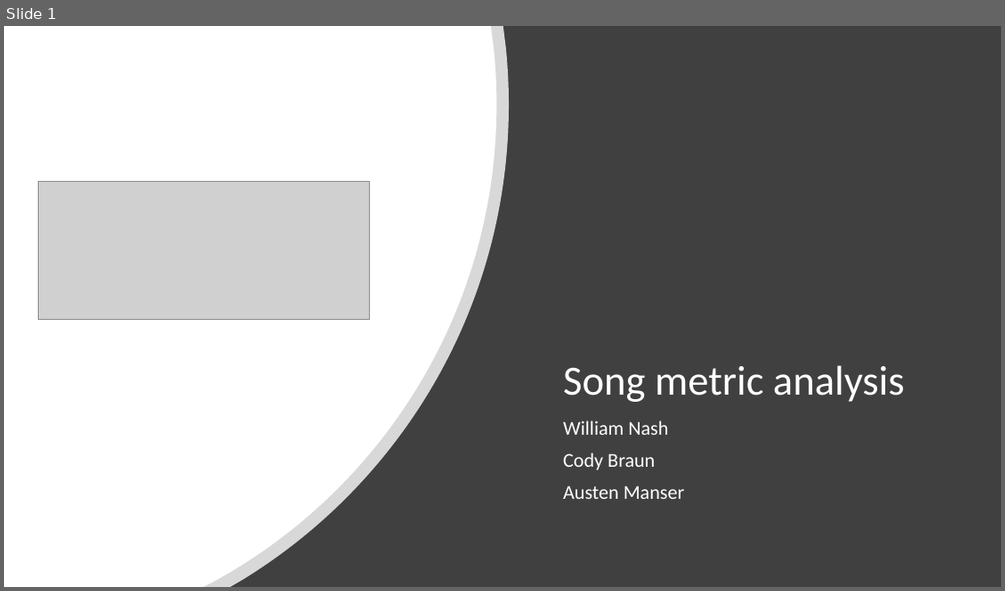
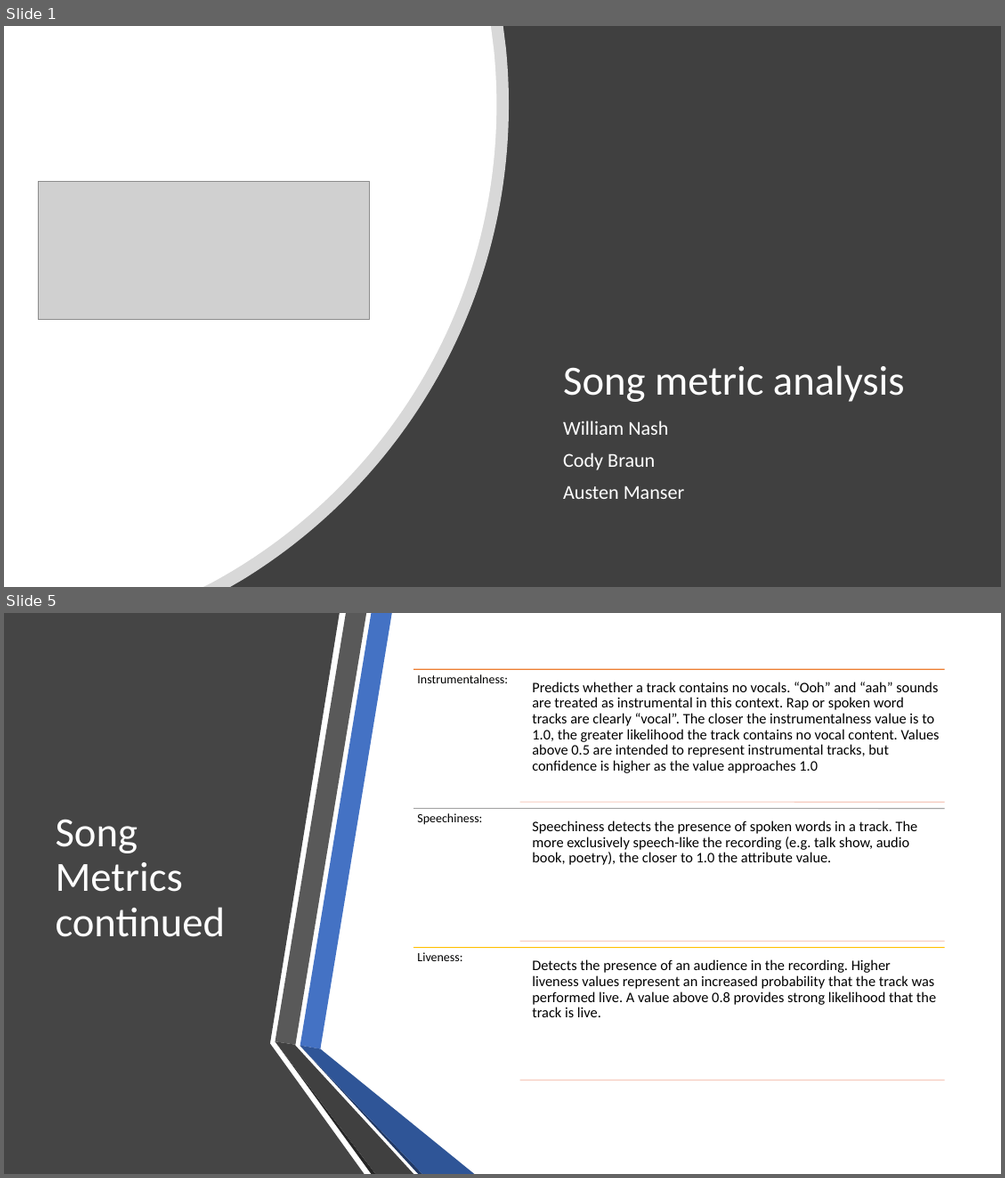
Before and after one commit to wwenash/New_improved_repo, a slide deck: SongMetrics_Presentation/Spotify Presentation.pptx. Shown one above the other, each under a label of ours: slide 1 before the commit, slides 1 and 5 after it; the slides between them are not shown. The pictures are 1005x591 and 1005x1178 pixels, drawn with LibreOffice and Linux fonts; fonts in the diff are those of the drawing; grey boxes stand for pictures. Boxes give left, top, right and bottom in pixels: in the first picture for what was removed or moved away, otherwise in the second. Text is boxed around its words. In the diff, an @@ line names an element or a change of style, - is before the commit and + after.

```diff
--- a/SongMetrics_Presentation/Spotify Presentation.pptx
+++ b/SongMetrics_Presentation/Spotify Presentation.pptx
@@ slide 5 added at (4, 613, 1001, 1174), background #FFFFFF @@
@@ freeform shape added at (4, 613, 364, 1174), fill #454545 @@
@@ title added at (56, 819, 226, 937), 40 pt, text #FFFFFF @@
+Song Metrics continued
@@ group added at (275, 613, 474, 1174): 6 freeform shapes @@
@@ group added at (413, 669, 945, 1079): 6 lines, 6 texts @@
+Instrumentalness:
+Predicts whether a track contains no vocals. “Ooh” and “aah” sounds are treated as instrumental in this context. Rap or spoken word tracks are clearly “vocal”. The closer the instrumentalness value is to 1.0, the greater likelihood the track contains no vocal content. Values above 0.5 are intended to represent instrumental tracks, but confidence is higher as the value approaches 1.0
+Speechiness:
+Speechiness detects the presence of spoken words in a track. The more exclusively speech-like the recording (e.g. talk show, audio book, poetry), the closer to 1.0 the attribute value.
+Liveness:
+Detects the presence of an audience in the recording. Higher liveness values represent an increased probability that the track was performed live. A value above 0.8 provides strong likelihood that the track is live.
```
Also in this commit, not shown: 5 slides changed, 7 other slides added, 4 slides removed.
